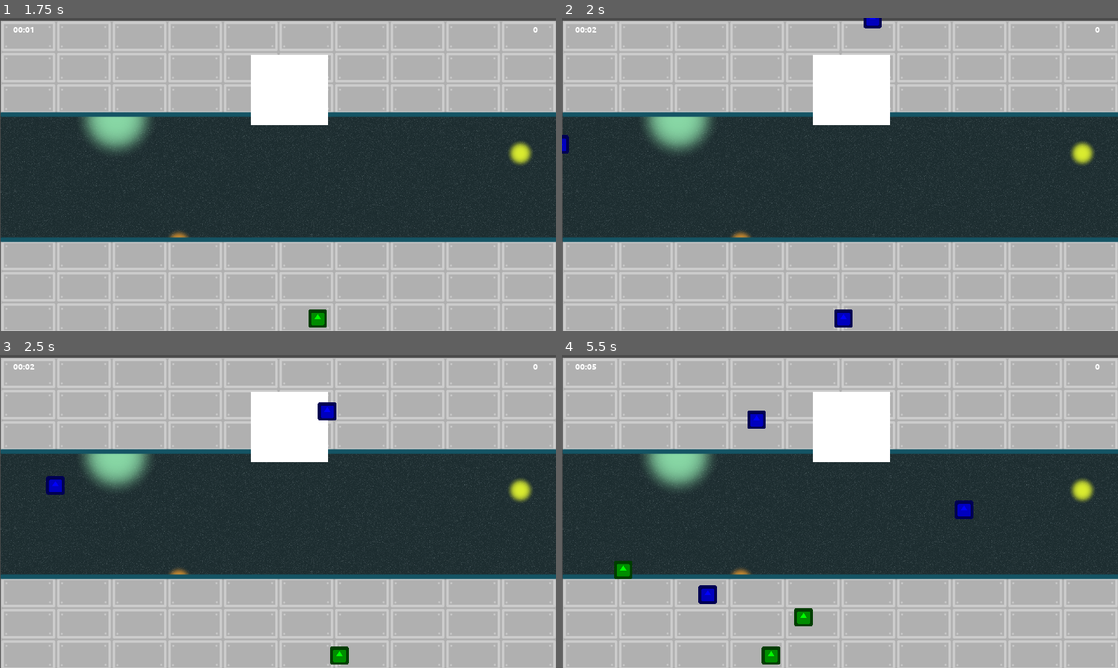
Above: before the commit, frames 1-4 (two rows, left to right).
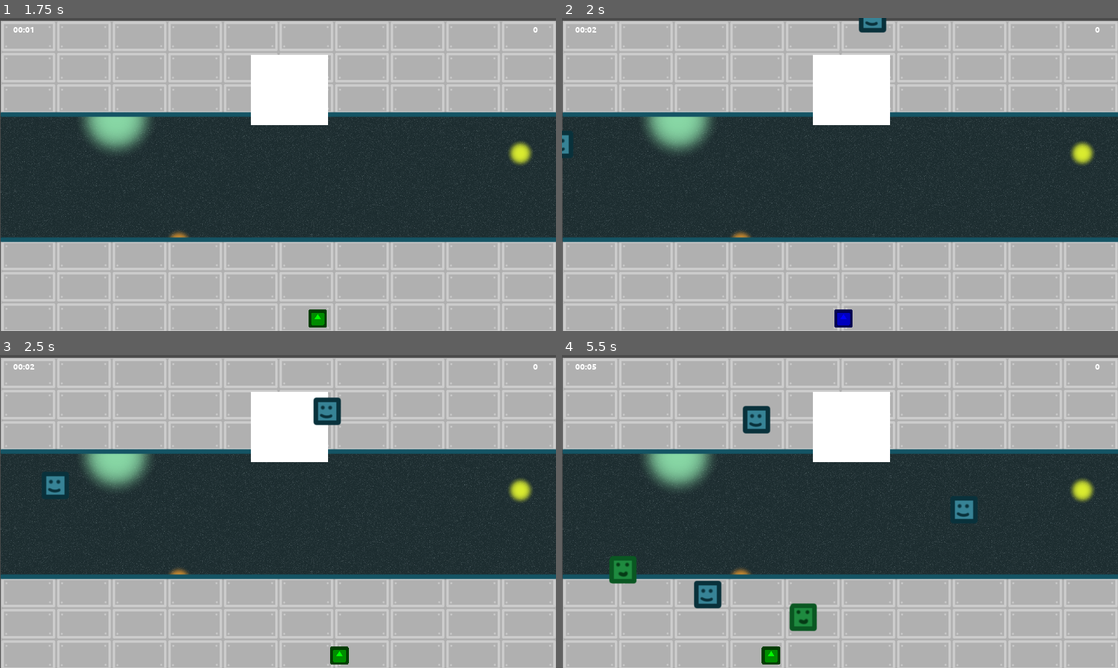
Above: after the commit, the same moments.

Repository: moisesjbc/ludum-dare-53
Game: Godot game, scene res://gameplay/main/main.tscn
Two runs of this game, one before a commit and one after it. Both use one fixed random seed, a clock stepped at 60 frames per second and the inputs below. The engine's default icon, where the game draws it, is replaced by a stand-in: a white triangle on a blue panel in a dark square.
Inputs:
- Up to frame 1 (1.75 s): tap Enter at 0.5 s; hold Right (ui_right) 0.53-1.28 s; tap Space at 0.6, 0.77, 1.07, 1.35, 1.52 s; hold Left (ui_left) from 1.28 s (still down)
- Up to frame 2 (2 s): keep holding Left (ui_left); tap Space at 1.82 s
- Up to frame 3 (2.5 s): release Left (ui_left) at 2.03 s; hold Right (ui_right) from 2.03 s (still down); tap Space at 2.1 s
- Up to frame 4 (5.5 s): tap Space at 2.85, 3.02, 3.32, 3.6, 3.77, 4.07, 4.35, 4.52, 4.82, 5.1 s; release Right (ui_right) at 3.53 s; hold Left (ui_left) from 3.53 s (still down)

Frame 1 is identical in both runs. In frame 2, 0.3% of the frame differs, in the area x 0-59%, y 0-45%; in frame 3, 0.7%; in frame 4, 2.0%, in the area x 8-75%, y 16-89%.

Commit message:
Add box sprites

Diff:
--- a/godot-project/gameplay/box/box.gd
+++ b/godot-project/gameplay/box/box.gd
@@ -12,7 +12,8 @@
 
 func set_type(new_type):
 	type = new_type
-	$sprite.modulate = colors[type]
+	$blue_box_sprite.visible = type == 0
+	$green_box_sprite.visible = type != 0
 	for box in $boxes.get_children():
 		box.set_type(new_type)
 
--- a/godot-project/gameplay/box/box.tscn
+++ b/godot-project/gameplay/box/box.tscn
@@ -1,10 +1,11 @@
-[gd_scene load_steps=7 format=2]
+[gd_scene load_steps=8 format=2]
 
-[ext_resource path="res://icon.png" type="Texture" id=1]
+[ext_resource path="res://gameplay/box/blue_box.png" type="Texture" id=1]
 [ext_resource path="res://gameplay/box/box.gd" type="Script" id=2]
+[ext_resource path="res://gameplay/box/green_box.png" type="Texture" id=3]
 
 [sub_resource type="RectangleShape2D" id=1]
-extents = Vector2( 32, 32 )
+extents = Vector2( 47.5, 48 )
 
 [sub_resource type="Animation" id=3]
 length = 0.001
@@ -93,10 +94,14 @@
 collision_layer = 2
 script = ExtResource( 2 )
 
-[node name="sprite" type="Sprite" parent="."]
+[node name="blue_box_sprite" type="Sprite" parent="."]
 texture = ExtResource( 1 )
 
+[node name="green_box_sprite" type="Sprite" parent="."]
+texture = ExtResource( 3 )
+
 [node name="collision_shape" type="CollisionShape2D" parent="."]
+position = Vector2( 0.5, 0 )
 shape = SubResource( 1 )
 
 [node name="animation_player" type="AnimationPlayer" parent="."]
Binary file added: godot-project/gameplay/box/blue_box.png
Not shown, added: godot-project/gameplay/box/blue_box.png.import
Binary file added: godot-project/gameplay/box/green_box.png
Not shown, added: godot-project/gameplay/box/green_box.png.import
Not shown, added: design/box.xcf
